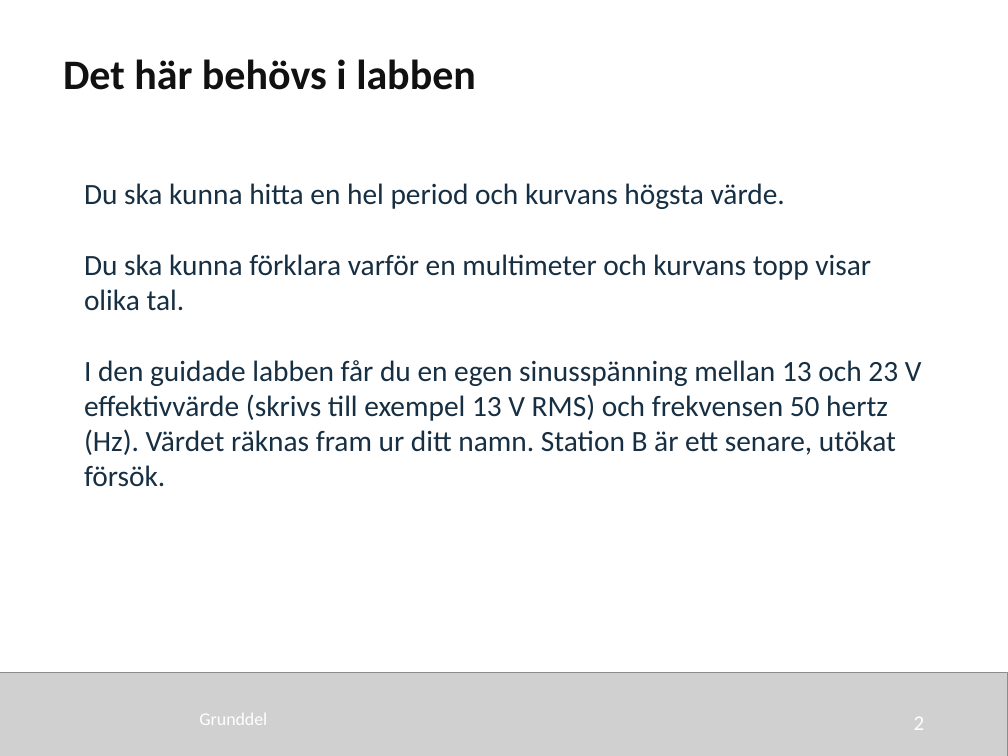
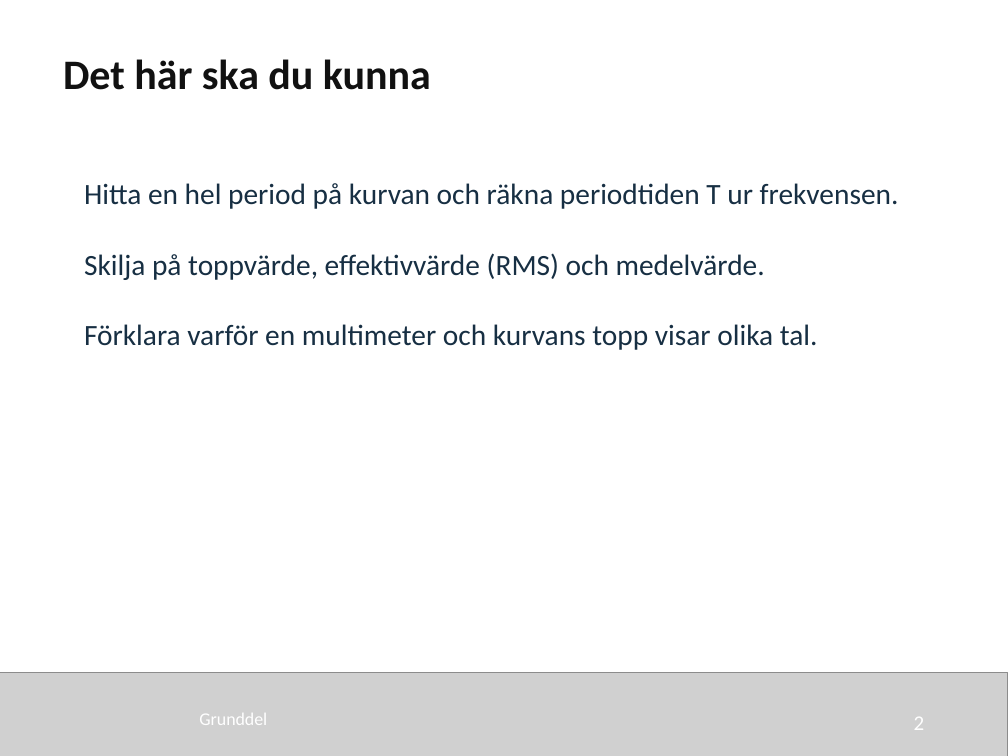
Before and after one commit to nj22az/nj22az.github.io, a slide deck: slide 2 of sjoskolan/vecka-40/aktuell/v40_01_Sinusformad_vaxelspanning_elev.pptx. Drawn at 1008x756 pixels with LibreOffice and Linux fonts; fonts in the diff are those of the drawing; grey boxes stand for pictures. Boxes give left, top, right and bottom in pixels: in the first picture for what was removed or moved away, otherwise in the second. Text is boxed around its words. In the diff, an @@ line names an element or a change of style, - is before the commit and + after.

```diff
--- a/sjoskolan/vecka-40/aktuell/v40_01_Sinusformad_vaxelspanning_elev.pptx
+++ b/sjoskolan/vecka-40/aktuell/v40_01_Sinusformad_vaxelspanning_elev.pptx
@@ text at [63, 59, 431, 90]: text changed @@
-Det här behövs i labben
+Det här ska du kunna
@@ text at [84, 183, 899, 350]: text changed @@
-Du ska kunna hitta en hel period och kurvans högsta värde.
-Du ska kunna förklara varför en multimeter och kurvans topp visar olika tal.
-I den guidade labben får du en egen sinusspänning mellan 13 och 23 V effektivvärde (skrivs till exempel 13 V RMS) och frekvensen 50 hertz (Hz). Värdet räknas fram ur ditt namn. Station B är ett senare, utökat försök.
+Hitta en hel period på kurvan och räkna periodtiden T ur frekvensen.
+Skilja på toppvärde, effektivvärde (RMS) och medelvärde.
+Förklara varför en multimeter och kurvans topp visar olika tal.
```
Also in this commit, not shown: 1 other slide changed, 32 other files.
